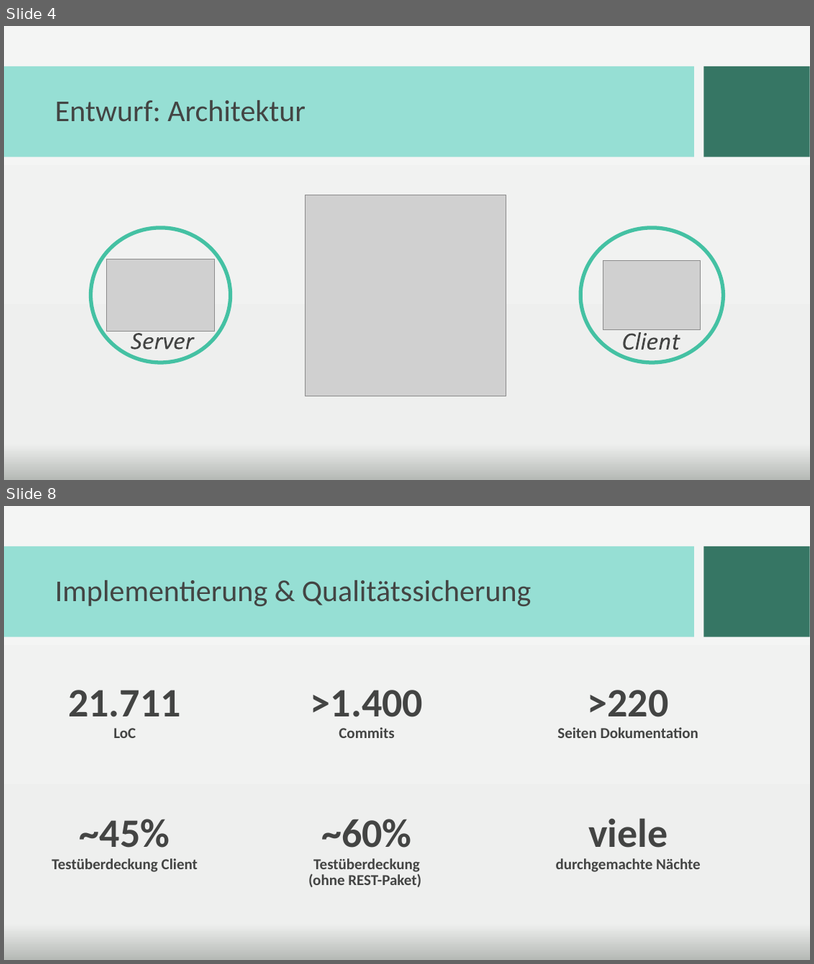
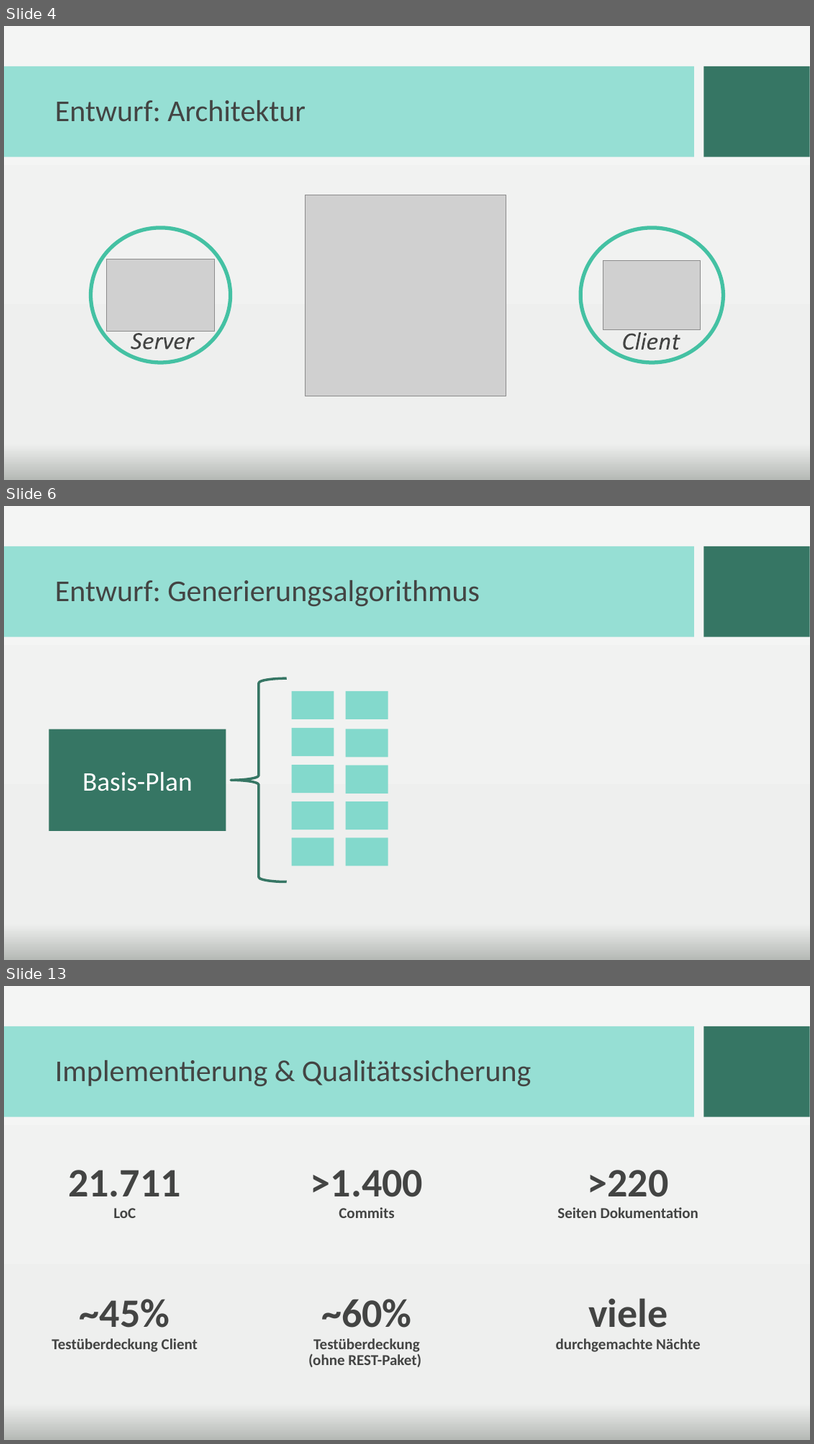
Before and after one commit to PSE-WS1617-IPD-Workflow/PSE_WS1617_IPD_Boehm_Studienplan, a slide deck: Abschlusspräsentation/Praesentation_newdesign.pptx. Shown one above the other, each under a label of ours: slides 4 and 8 before the commit, slides 4, 6 and 13 after it; the slides between them are not shown. The pictures are 814x964 and 814x1444 pixels, drawn with LibreOffice and Linux fonts; fonts in the diff are those of the drawing; grey boxes stand for pictures; background and template pictures are left out. Boxes give left, top, right and bottom in pixels: in the first picture for what was removed or moved away, otherwise in the second. Text is boxed around its words. In the diff, an @@ line names an element or a change of style, - is before the commit and + after.

```diff
--- a/Abschlusspräsentation/Praesentation_newdesign.pptx
+++ b/Abschlusspräsentation/Praesentation_newdesign.pptx
@@ slide 6 added at <box>4,506,810,960</box>, background picture (left out); not listed: 2 template elements that a slide beside it also shows @@
@@ title added at <box>55,580,480,606</box>, 36 pt, text #434443 @@
+Entwurf: Generierungsalgorithmus
@@ left brace added at <box>231,678,286,882</box>, outline #367664 3 pt @@
@@ rectangle added at <box>292,691,334,720</box>, fill #83D9CC @@
@@ rectangle added at <box>346,691,388,720</box>, fill #83D9CC @@
@@ rectangle added at <box>49,729,226,831</box>, fill #367664, 32 pt, text #FFFFFF @@
+Basis-Plan
@@ rectangle added at <box>292,728,334,757</box>, fill #83D9CC @@
@@ rectangle added at <box>346,728,388,757</box>, fill #83D9CC @@
@@ rectangle added at <box>292,764,334,793</box>, fill #83D9CC @@
@@ rectangle added at <box>346,765,388,793</box>, fill #83D9CC @@
@@ rectangle added at <box>292,801,334,830</box>, fill #83D9CC @@
@@ rectangle added at <box>346,801,388,830</box>, fill #83D9CC @@
@@ rectangle added at <box>292,837,334,866</box>, fill #83D9CC @@
@@ rectangle added at <box>346,837,388,866</box>, fill #83D9CC @@
@@ what was slide 8 is now slide 13 @@
```
Also in this commit, not shown: 3 slides changed, 6 other slides added, 2 slides removed.
